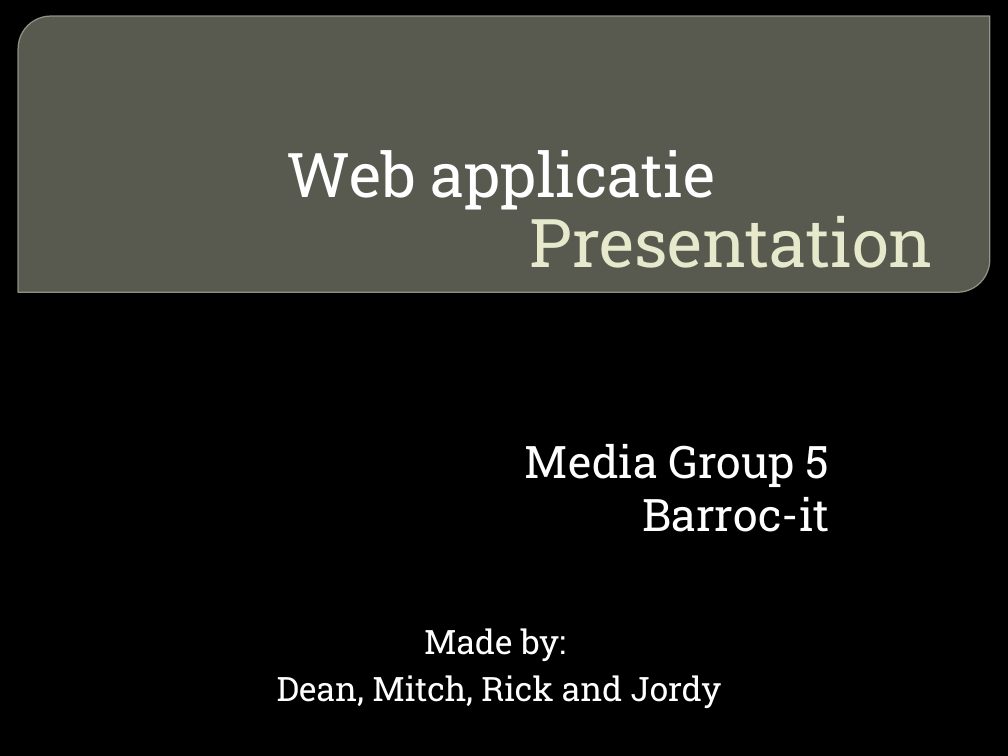
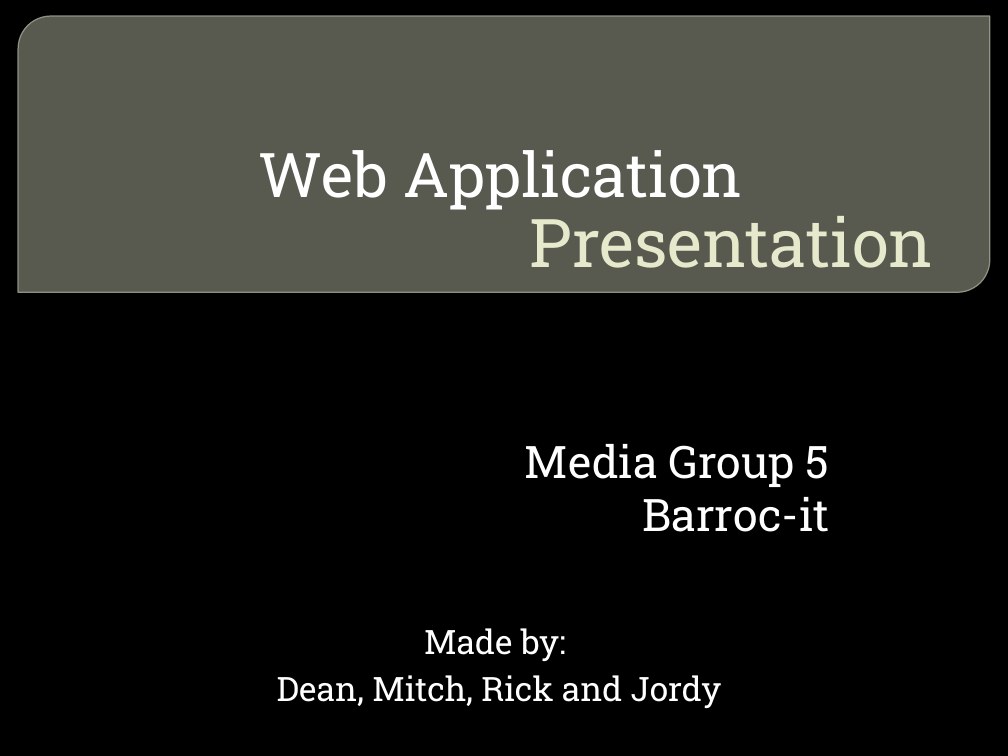
Before and after one commit to Mediagroup5/BarrocIt, a slide deck: slide 1 of barroc_Presentation.pptm. Drawn at 1008x756 pixels with LibreOffice and Linux fonts; fonts in the diff are those of the drawing; background and template pictures are left out. Boxes give left, top, right and bottom in pixels: in the first picture for what was removed or moved away, otherwise in the second. Text is boxed around its words. In the diff, an @@ line names an element or a change of style, - is before the commit and + after.

```diff
--- a/barroc_Presentation.pptm
+++ b/barroc_Presentation.pptm
@@ text at [259,150,743,210]: text changed @@
-Web applicatie
+Web Application
```
Also in this commit, not shown: 1 other slide changed, 5 other files.
